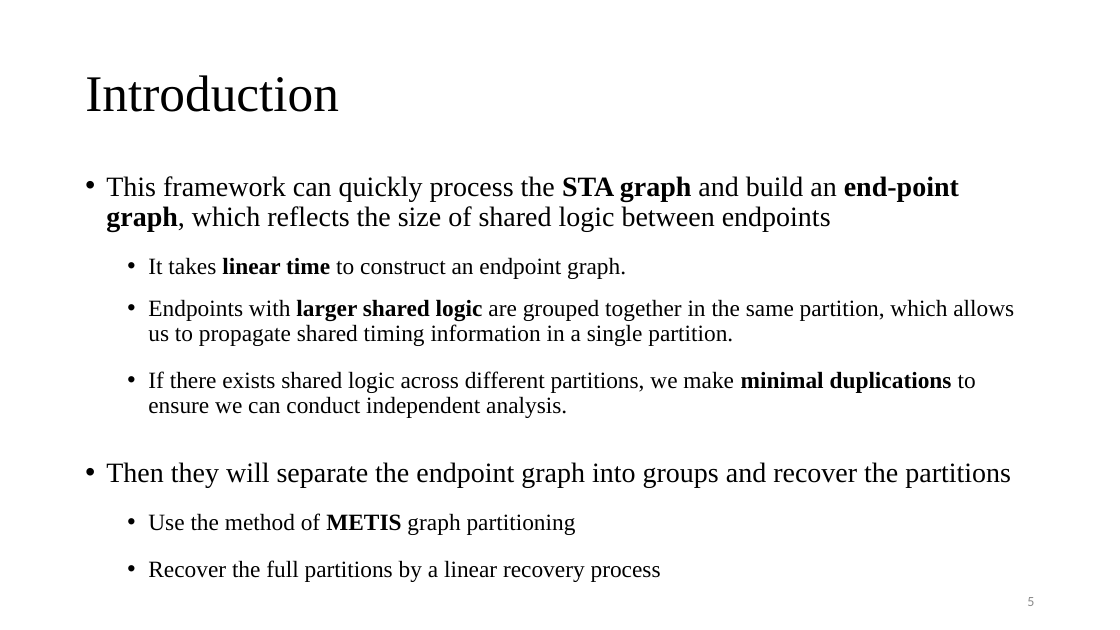
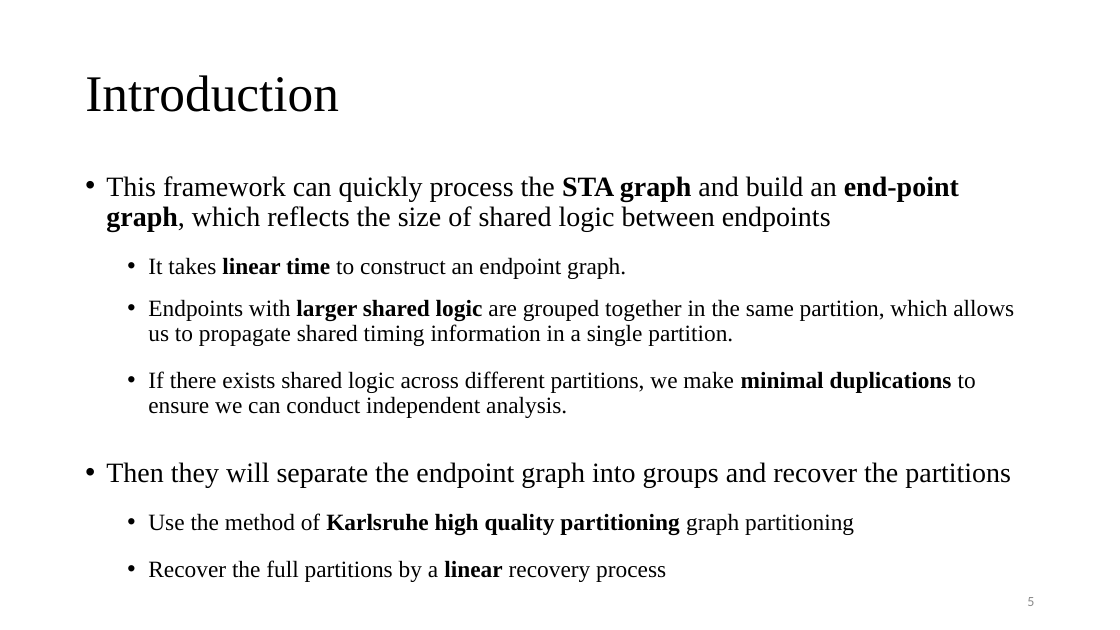
Before and after one commit to Pacific-Feng-Studuies/Studied-Papers, a slide deck: slide 6 of GM/Partition/Fast STA Graph Partitioning Framework for Multi-GPU Acceleration/Fast STA Graph Partitioning Framework for Multi-GPU Acceleration.pptx. Drawn at 1120x630 pixels with LibreOffice and Linux fonts; fonts in the diff are those of the drawing. Boxes give left, top, right and bottom in pixels: in the first picture for what was removed or moved away, otherwise in the second. Text is boxed around its words. In the diff, an @@ line names an element or a change of style, - is before the commit and + after.

```diff
--- a/GM/Partition/Fast STA Graph Partitioning Framework for Multi-GPU Acceleration/Fast STA Graph Partitioning Framework for Multi-GPU Acceleration.pptx
+++ b/GM/Partition/Fast STA Graph Partitioning Framework for Multi-GPU Acceleration/Fast STA Graph Partitioning Framework for Multi-GPU Acceleration.pptx
@@ text at box(148, 513, 854, 535): text changed; bold on @@
-  • Use the method of METIS graph partitioning
+  • Use the method of Karlsruhe high quality partitioning graph partitioning
@@ text at box(148, 560, 666, 582): bold on in "linear" @@
```
Also in this commit, not shown: 10 other slides changed.
